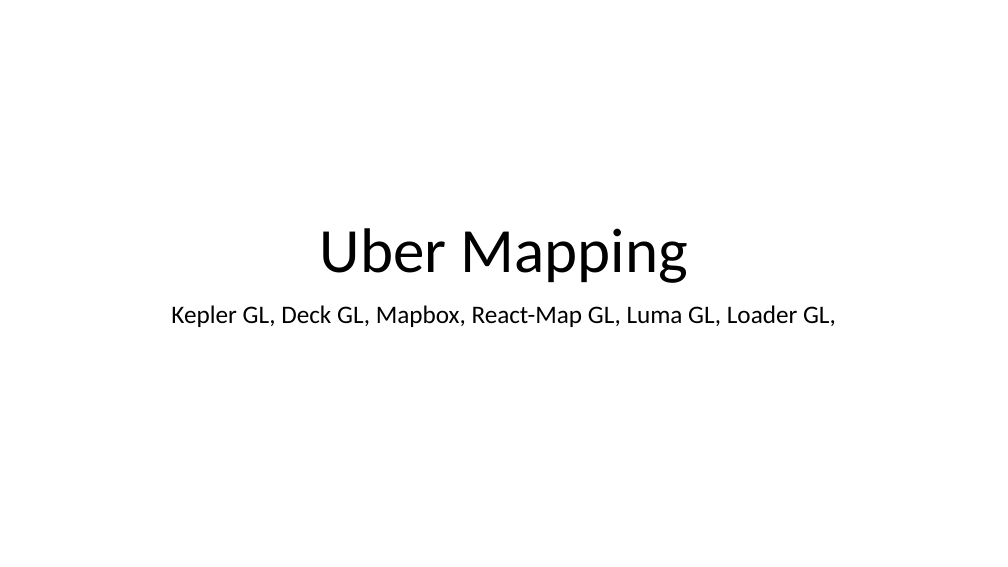
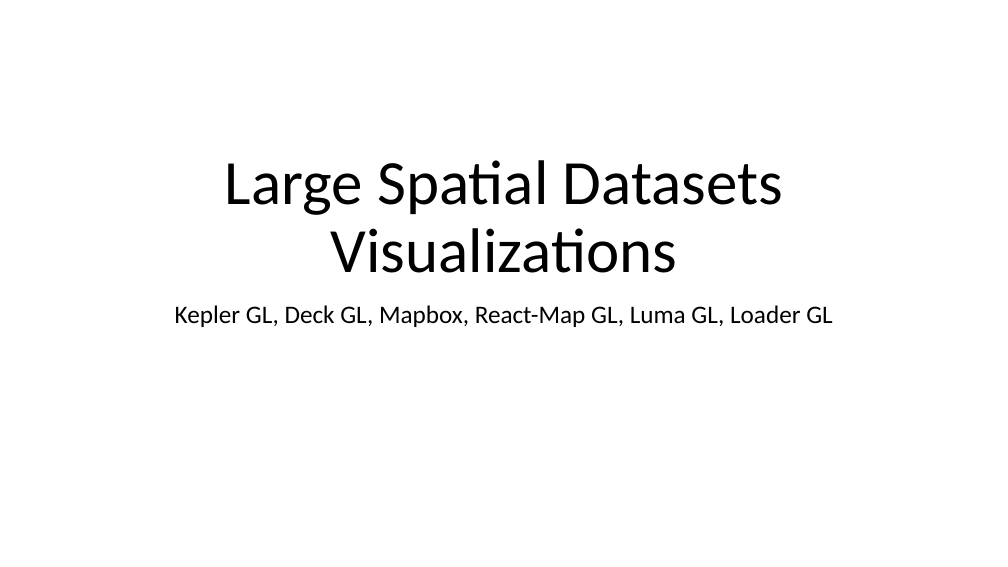
Before and after one commit to UmairMughal901/KeplerGL_Dashboard, a slide deck: slide 1 of Documents/KeplerGL.pptx. Drawn at 1008x567 pixels with LibreOffice and Linux fonts; fonts in the diff are those of the drawing. Boxes give left, top, right and bottom in pixels: in the first picture for what was removed or moved away, otherwise in the second. Text is boxed around its words. In the diff, an @@ line names an element or a change of style, - is before the commit and + after.

Commit message:
pptx

```diff
--- a/Documents/KeplerGL.pptx
+++ b/Documents/KeplerGL.pptx
@@ title at [225,160,783,273]: text changed @@
-Uber Mapping
+Large Spatial Datasets Visualizations
@@ subtitle at [175,305,832,327]: text changed @@
-Kepler GL, Deck GL, Mapbox, React-Map GL, Luma GL, Loader GL,
+Kepler GL, Deck GL, Mapbox, React-Map GL, Luma GL, Loader GL
```
Also in this commit, not shown: 1 other slide changed, 2 slides added, 1 slide removed.
